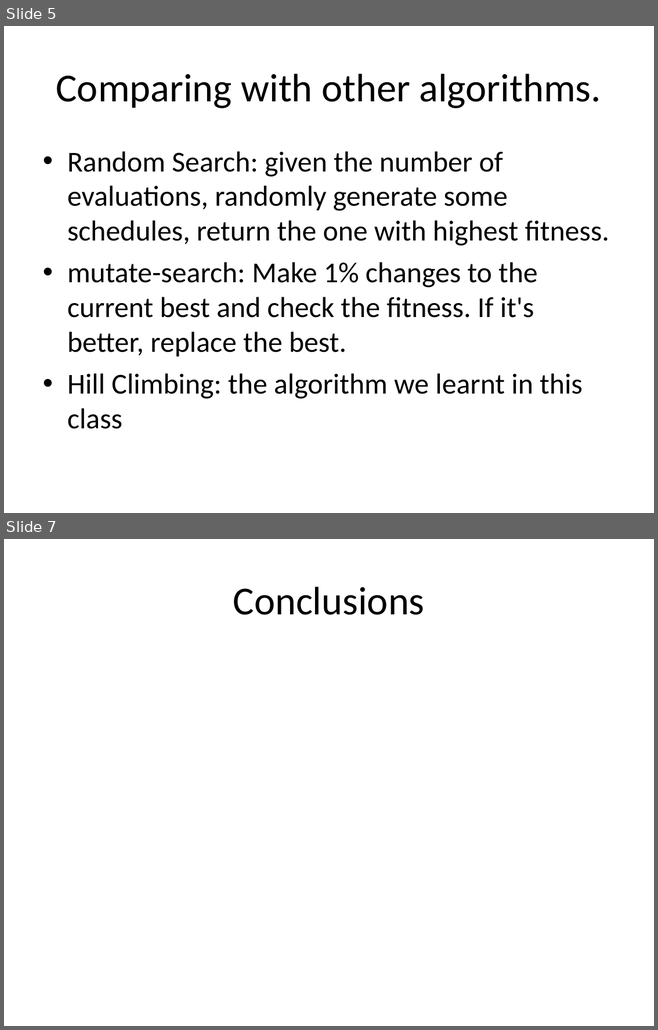
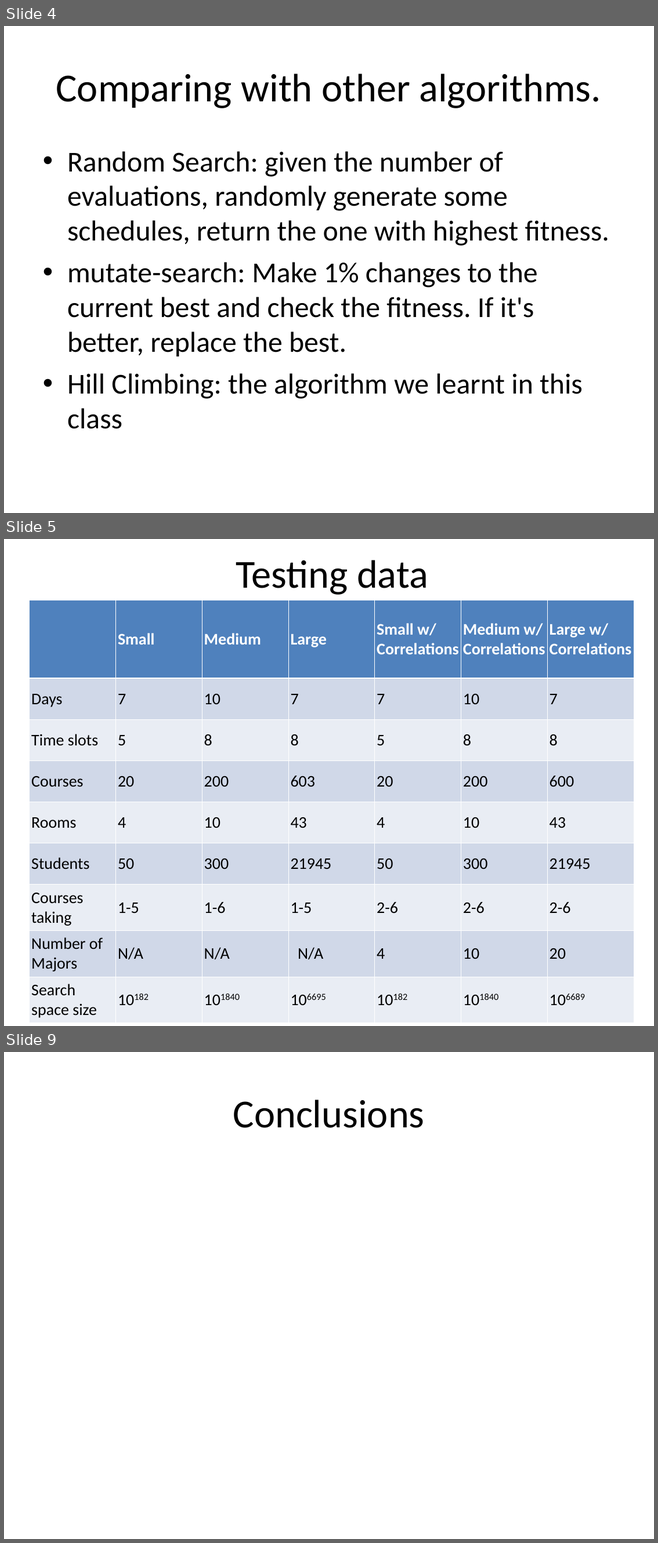
Before and after one commit to akokcam/csc384-genetic-algorithms-project, a slide deck: GA_TestBench/Data Files/presentation.ppt. Shown one above the other, each under a label of ours: slides 5 and 7 before the commit, slides 4, 5 and 9 after it; the slides between them are not shown. The pictures are 658x1030 and 658x1543 pixels, drawn with LibreOffice and Linux fonts; fonts in the diff are those of the drawing. Boxes give left, top, right and bottom in pixels: in the first picture for what was removed or moved away, otherwise in the second. Text is boxed around its words. In the diff, an @@ line names an element or a change of style, - is before the commit and + after.

```diff
--- a/GA_TestBench/Data Files/presentation.ppt
+++ b/GA_TestBench/Data Files/presentation.ppt
@@ slide 5 added at box(4, 539, 654, 1026), background #FFFFFF @@
@@ title added at box(235, 560, 428, 595), 44 pt, text #000000 @@
+Testing data
@@ table added at box(30, 600, 634, 1020), 9 rows, 7 columns @@
+ | Small | Medium | Large | Small w/ Correlations | Medium w/ Correlations | Large w/ Correlations
+Days | 7 | 10 | 7 | 7 | 10 | 7
+Time slots | 5 | 8 | 8 | 5 | 8 | 8
+Courses | 20 | 200 | 603 | 20 | 200 | 600
+Rooms | 4 | 10 | 43 | 4 | 10 | 43
+Students | 50 | 300 | 21945 | 50 | 300 | 21945
+Courses taking | 1-5 | 1-6 | 1-5 | 2-6 | 2-6 | 2-6
+Number of Majors | N/A | N/A | N/A | 4 | 10 | 20
+Search space size | 10182 | 101840 | 106695 | 10182 | 101840 | 106689
@@ what was slide 5 is now slide 4 @@
@@ what was slide 7 is now slide 9 @@
```
Also in this commit, not shown: 2 slides changed, 4 other slides added, 3 slides removed, 1 other file.
